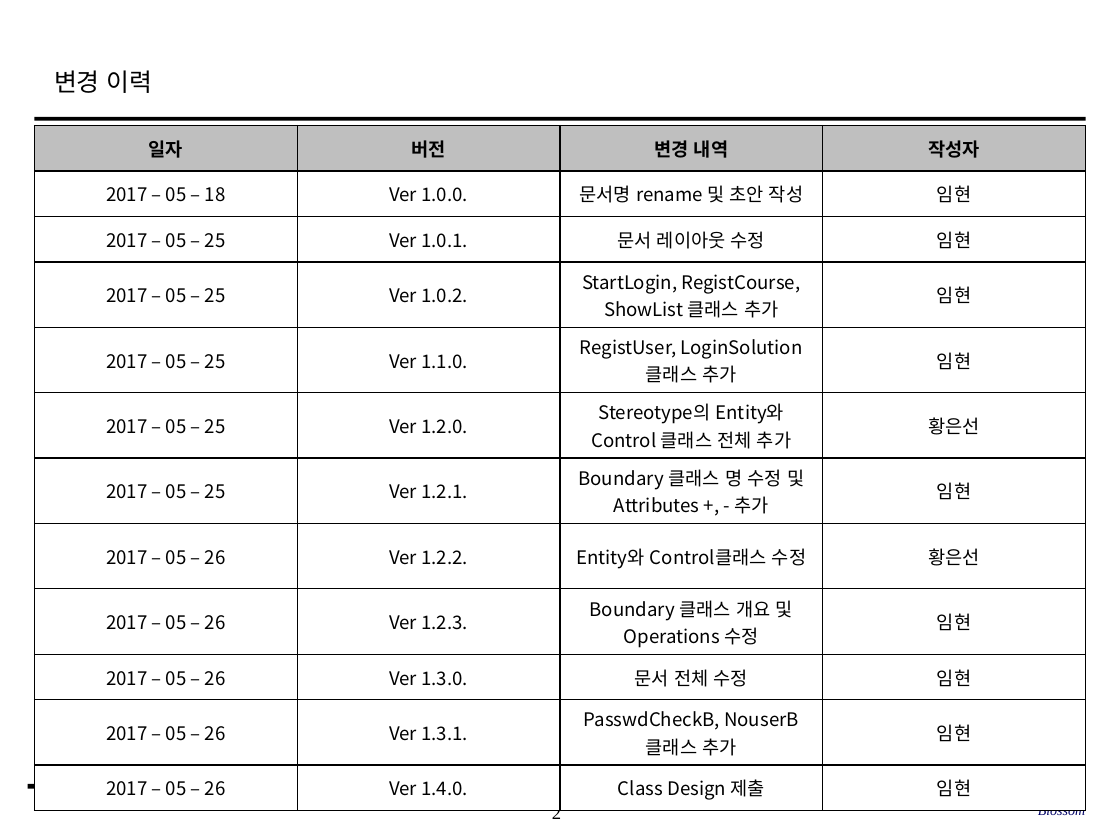
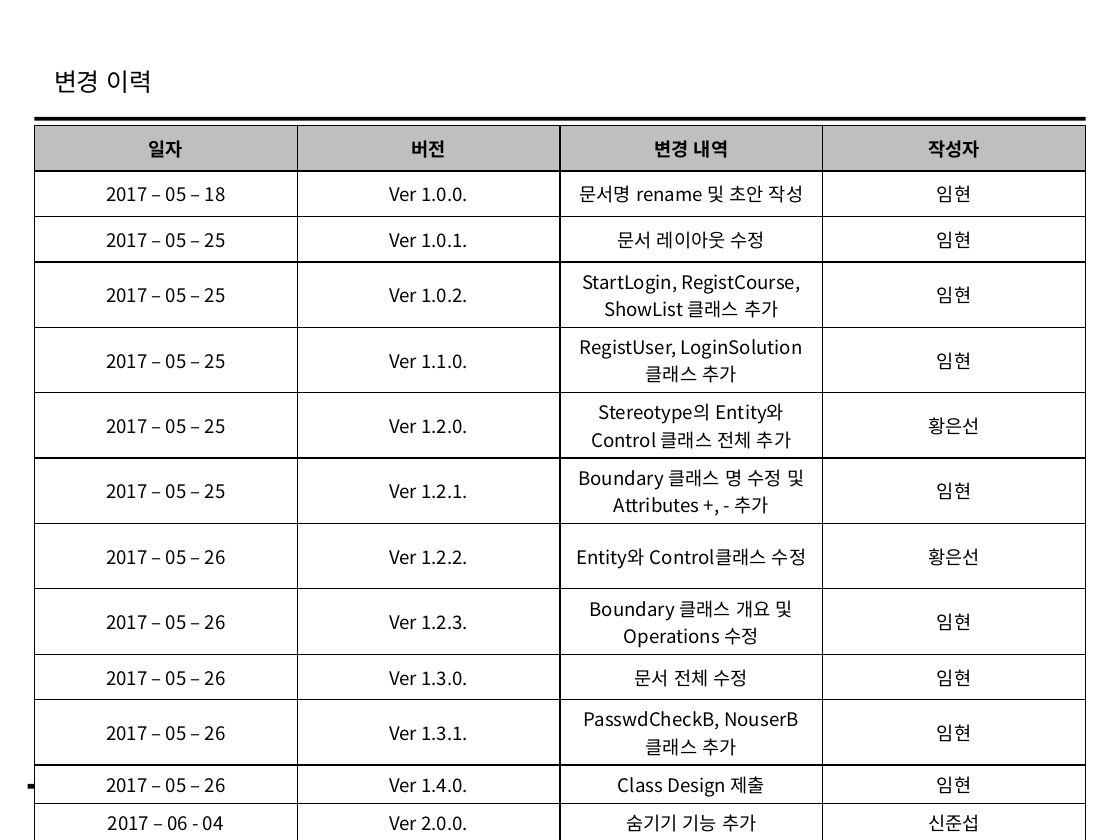
Before and after one commit to SE-admin/SE2017_6_blossom, a slide deck: slide 2 of doc/3_ 설계서/Class Design_6_blossom.pptx. Drawn at 1120x840 pixels with LibreOffice and Linux fonts; fonts in the diff are those of the drawing; background and template pictures are left out. Boxes give left, top, right and bottom in pixels: in the first picture for what was removed or moved away, otherwise in the second. Text is boxed around its words. In the diff, an @@ line names an element or a change of style, - is before the commit and + after.

Commit message:
#889 신준섭 2.0.0. 2017-06-03 숨기기 기능 추가

```diff
--- a/doc/3_ 설계서/Class Design_6_blossom.pptx
+++ b/doc/3_ 설계서/Class Design_6_blossom.pptx
@@ table at [35, 125, 1088, 836] @@
+row 13: 2017 – 06 - 04 | Ver 2.0.0. | 숨기기 기능 추가 | 신준섭
```
Also in this commit, not shown: 24 other slides changed.
